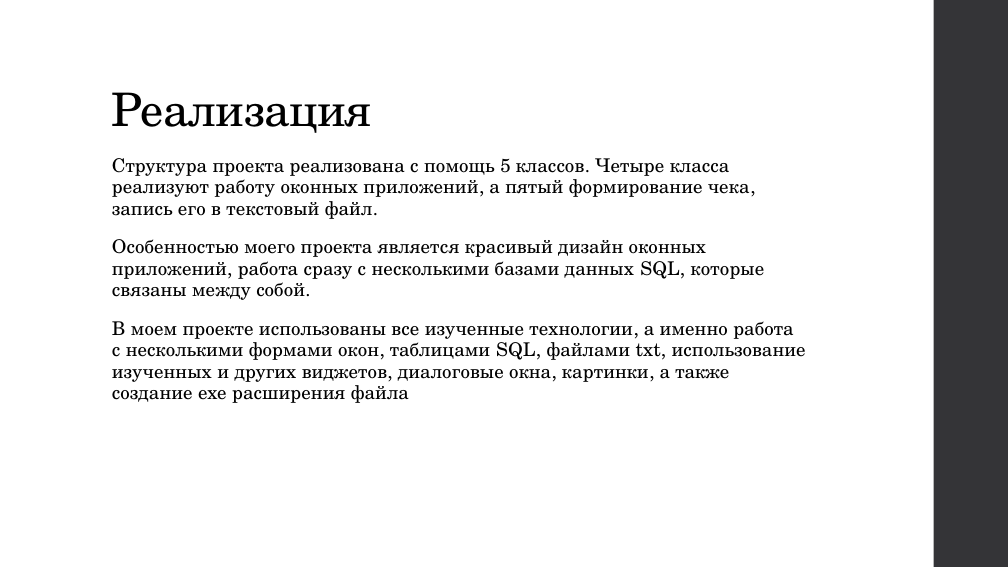
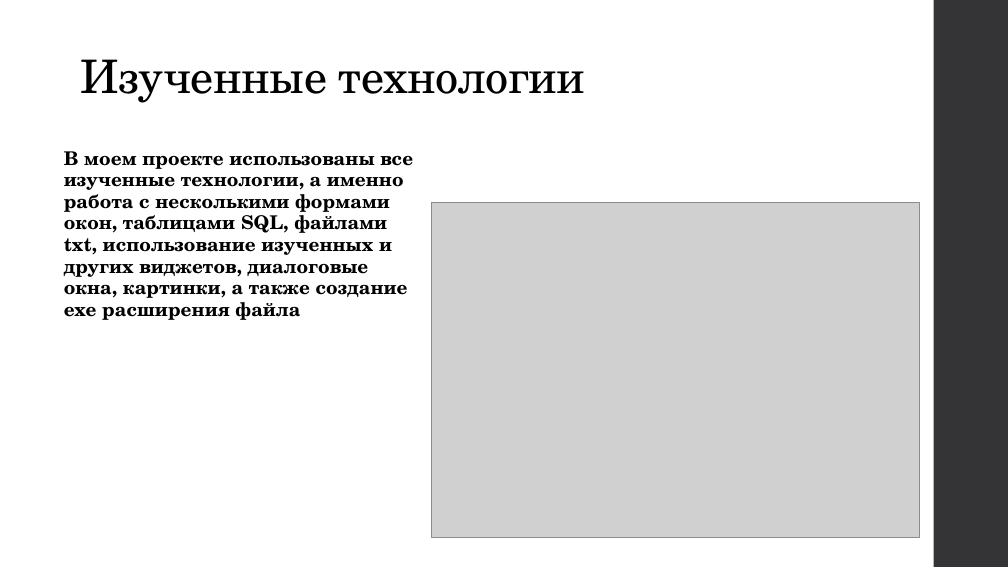
Before and after one commit to Asklit/online_store_public, a slide deck: slide 10 of online_store.pptx (slide 3 before the commit). Drawn at 1008x567 pixels with LibreOffice and Linux fonts; fonts in the diff are those of the drawing; grey boxes stand for pictures. Boxes give left, top, right and bottom in pixels: in the first picture for what was removed or moved away, otherwise in the second. Text is boxed around its words. In the diff, an @@ line names an element or a change of style, - is before the commit and + after.

```diff
--- a/online_store.pptx
+++ b/online_store.pptx
@@ title at [81, 59, 585, 103]: text changed @@
-Реализация
+Изученные технологии
@@ text "В моем проекте использованы все ...": place and size @@
-text "В моем проекте использованы все ..." at [112, 158, 806, 403]
+text "В моем проекте использованы все ..." at [64, 151, 413, 320]
@@ text "В моем проекте использованы все ..." at [64, 151, 413, 320]: bold on @@
@@ text at [112, 158, 765, 300]: paragraphs removed @@
-Структура проекта реализована с помощь 5 классов. Четыре класса реализуют работу оконных приложений, а пятый формирование чека, запись его в текстовый файл.
-Особенностью моего проекта является красивый дизайн оконных приложений, работа сразу с несколькими базами данных SQL, которые связаны между собой.
@@ picture added at [432, 203, 920, 537] @@
```
Also in this commit, not shown: 1 other slide changed, 7 slides added.
